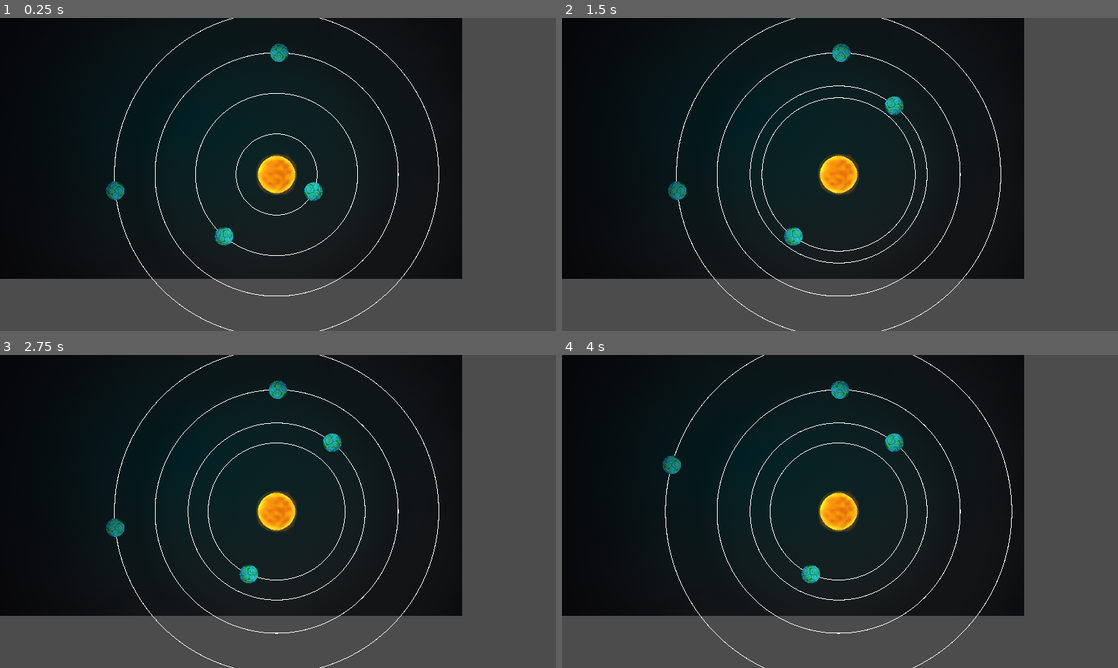
Above: before the commit, frames 1-4 (two rows, left to right).
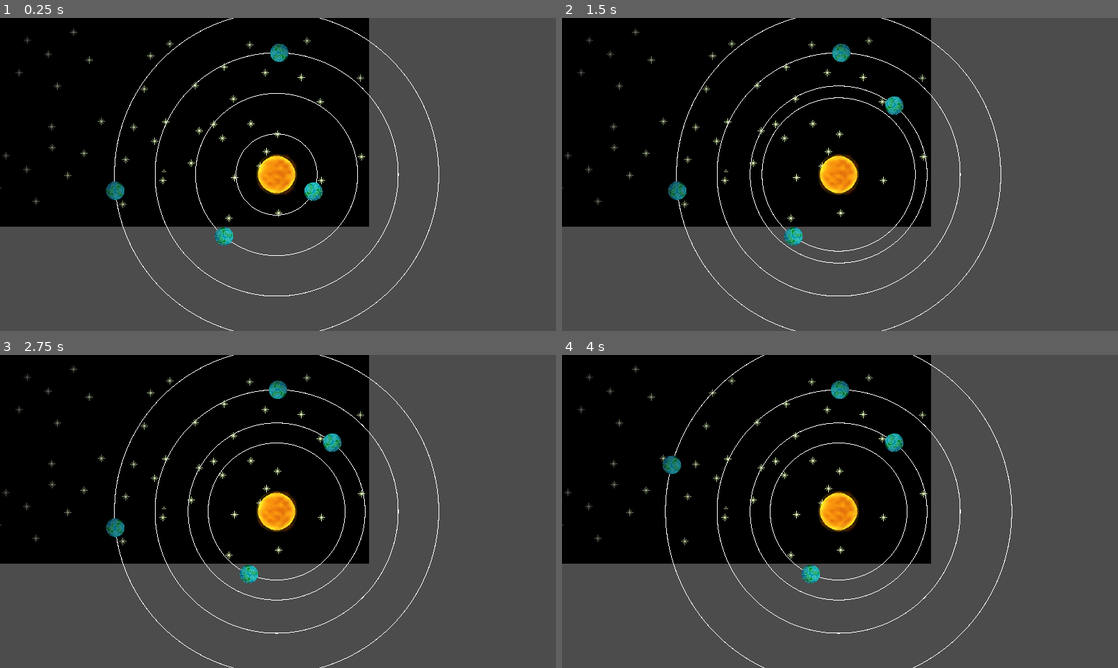
Above: after the commit, the same moments.

Repository: RyanHerb/-jubilant-octo-robot
Game: Godot game, scene res://System.tscn
Same seed, same stepped clock (60 frames per second), same inputs: the game is played once before the commit and once after it. This scene is started directly instead of the project's main scene.
Inputs (mouse positions are in pixels of both pictures, inside the frame that each line leads up to):
- Up to frame 1 (0.25 s): no input
- Up to frame 2 (1.5 s): tap Enter at 0.5 s; drag from (873, 190) to (895, 105) at 0.52 s; tap Space at 1.25 s; drag from (784, 237) to (812, 237) at 1.27 s
- Up to frame 3 (2.75 s): tap Enter at 2 s; move the mouse to (278, 389) at 2.02 s; click (278, 389) at 2.17 s
- Up to frame 4 (4 s): tap Space at 2.75 s; drag from (678, 527) to (673, 464) at 2.77 s; tap Enter at 3.5 s; move the mouse to (1006, 558) at 3.52 s; click (1006, 558) at 3.67 s

The runs differ from the first frame. In frame 1, 49% of the frame differs, in the area x 0-84%, y 0-84%; in frame 2, 49%; in frame 3, 49%; in frame 4, 49%.
Error in both runs: Invalid call. Nonexistent function 'distance_to_star' in base 'Node2D (Planet.gd)'. (res://System.gd:57)

Commit message:
Revert "assets add et background system.tscn"
This reverts commit 5da1105994c9a34df5278dde98cedaf6bc12b12c.

Diff:
--- a/System.tscn
+++ b/System.tscn
@@ -1,11 +1,9 @@
-[gd_scene load_steps=7 format=2]
+[gd_scene load_steps=5 format=2]
 
 [ext_resource path="res://System.gd" type="Script" id=1]
 [ext_resource path="res://assets/stars/orange.png" type="Texture" id=2]
 [ext_resource path="res://assets/light.png" type="Texture" id=3]
-[ext_resource path="res://assets/backgrounds/bg_star_system_empty.png" type="Texture" id=4]
-[ext_resource path="res://assets/backgrounds/bg_star_system_stars_layers1.png" type="Texture" id=5]
-[ext_resource path="res://assets/backgrounds/bg_star_system_stars_layers2.png" type="Texture" id=6]
+[ext_resource path="res://assets/backgrounds/stars.png" type="Texture" id=4]
 
 [node name="System" type="Node2D"]
 position = Vector2( -2.38111, -7.62939e-06 )
@@ -17,27 +15,6 @@
 [node name="Background" type="Sprite" parent="."]
 z_index = -5
 texture = ExtResource( 4 )
-offset = Vector2( 320, 180 )
-
-[node name="ParallaxBackground" type="ParallaxBackground" parent="."]
-scroll_offset = Vector2( 1, 0 )
-
-[node name="ParallaxLayer" type="ParallaxLayer" parent="ParallaxBackground"]
-z_index = -4
-motion_offset = Vector2( 1, 0 )
-
-[node name="bg_star_layer1" type="Sprite" parent="ParallaxBackground/ParallaxLayer"]
-z_index = -4
-texture = ExtResource( 5 )
-offset = Vector2( 320, 180 )
-
-[node name="ParallaxLayer2" type="ParallaxLayer" parent="ParallaxBackground"]
-z_index = -3
-motion_offset = Vector2( 2, 0 )
-
-[node name="bg_star_layer2" type="Sprite" parent="ParallaxBackground/ParallaxLayer2"]
-z_index = -3
-texture = ExtResource( 6 )
 offset = Vector2( 320, 180 )
 
 [node name="CanvasModulate" type="CanvasModulate" parent="."]
Not shown, removed: assets/backgrounds/scene_bureau.png.import
Not shown, removed: assets/icons_ui/cash.png.import
Binary file removed: assets/icons_ui/prestige.png
Not shown, removed: assets/icons_ui/prestige.png.import
